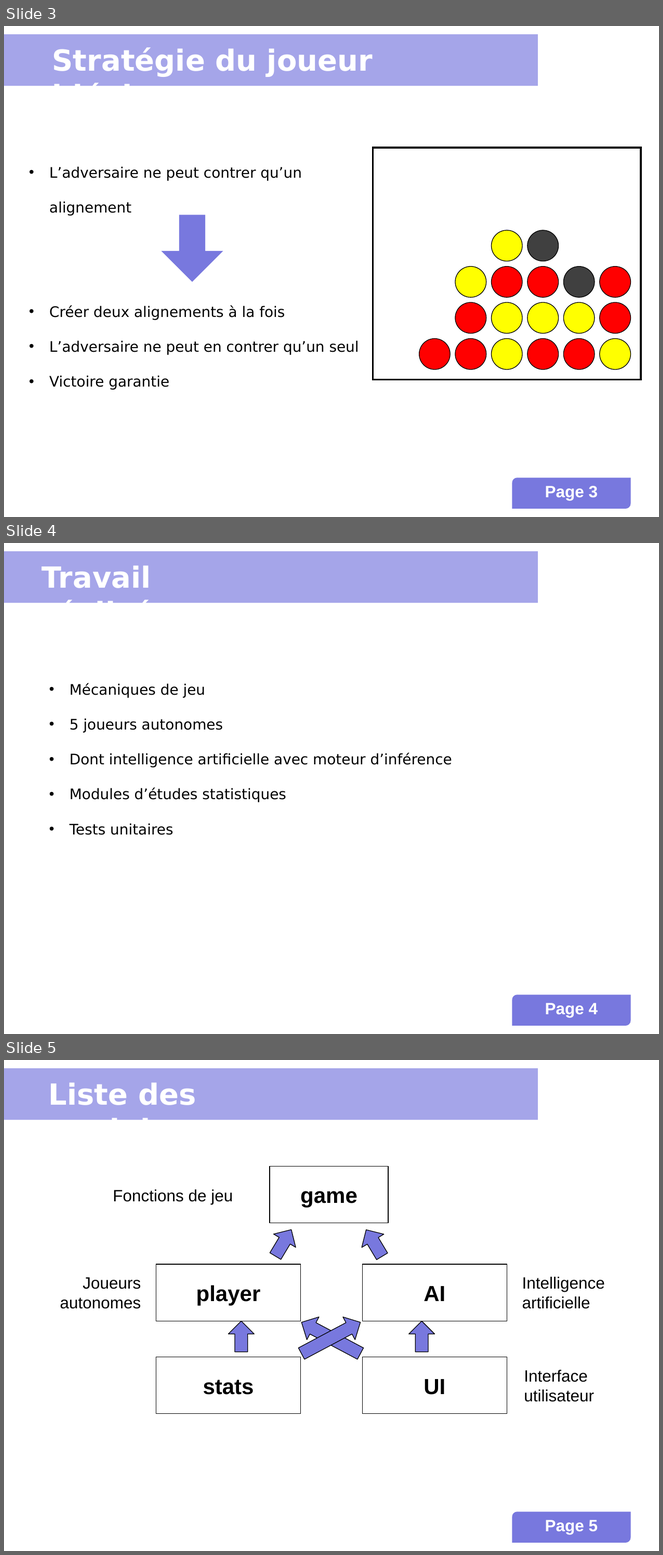
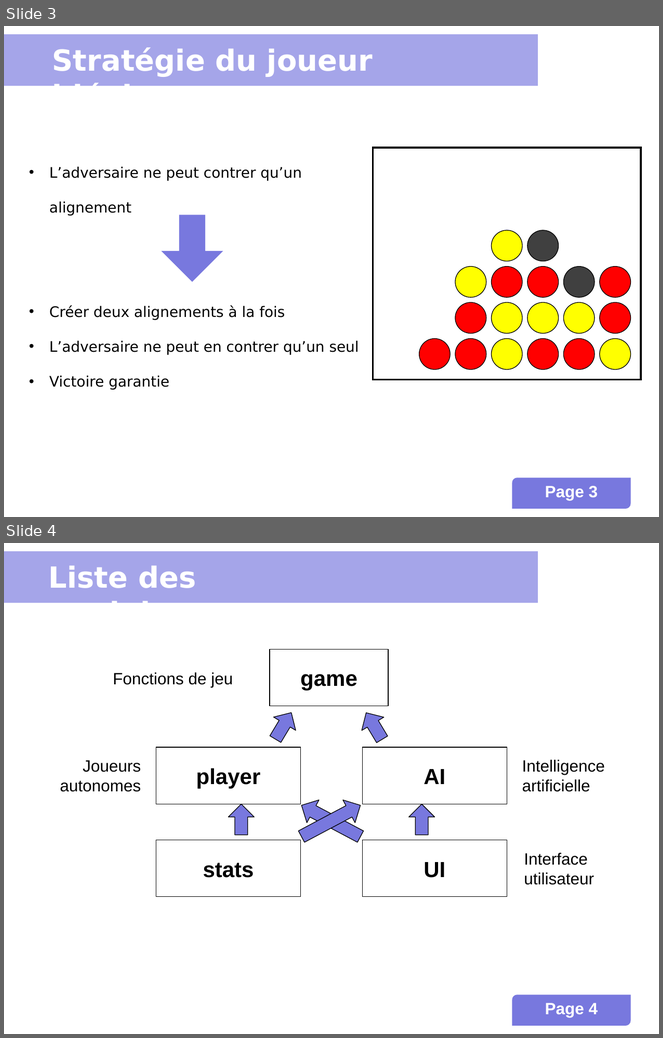
Before and after one commit to INSA-4IF-H4404-2013-2014/Connect-Four, a slide deck: presentation.ppt. Shown one above the other, each under a label of ours: slides 3, 4 and 5 before the commit, slides 3 and 4 after it. The pictures are 663x1555 and 663x1038 pixels, drawn with LibreOffice and Linux fonts; fonts in the diff are those of the drawing; background and template pictures are left out. Boxes give left, top, right and bottom in pixels: in the first picture for what was removed or moved away, otherwise in the second. Text is boxed around its words. In the diff, an @@ line names an element or a change of style, - is before the commit and + after.

Commit message:
Final ppt

```diff
--- a/presentation.ppt
+++ b/presentation.ppt
@@ slide 4 removed at <box>4,543,659,1034</box>, background #FFFFFF; not listed: 3 template elements that a slide beside it also shows @@
@@ text removed at <box>42,565,153,603</box> @@
-Travail réalisé
@@ text removed at <box>70,683,452,835</box> @@
-• Mécaniques de jeu
-• 5 joueurs autonomes
-• Dont intelligence artificielle avec moteur d’inférence
-• Modules d’études statistiques
-• Tests unitaires
@@ what was slide 5 is now slide 4 @@
@@ page number at <box>545,1003,598,1018</box>: text changed @@
-Page 5
+Page 4
```
